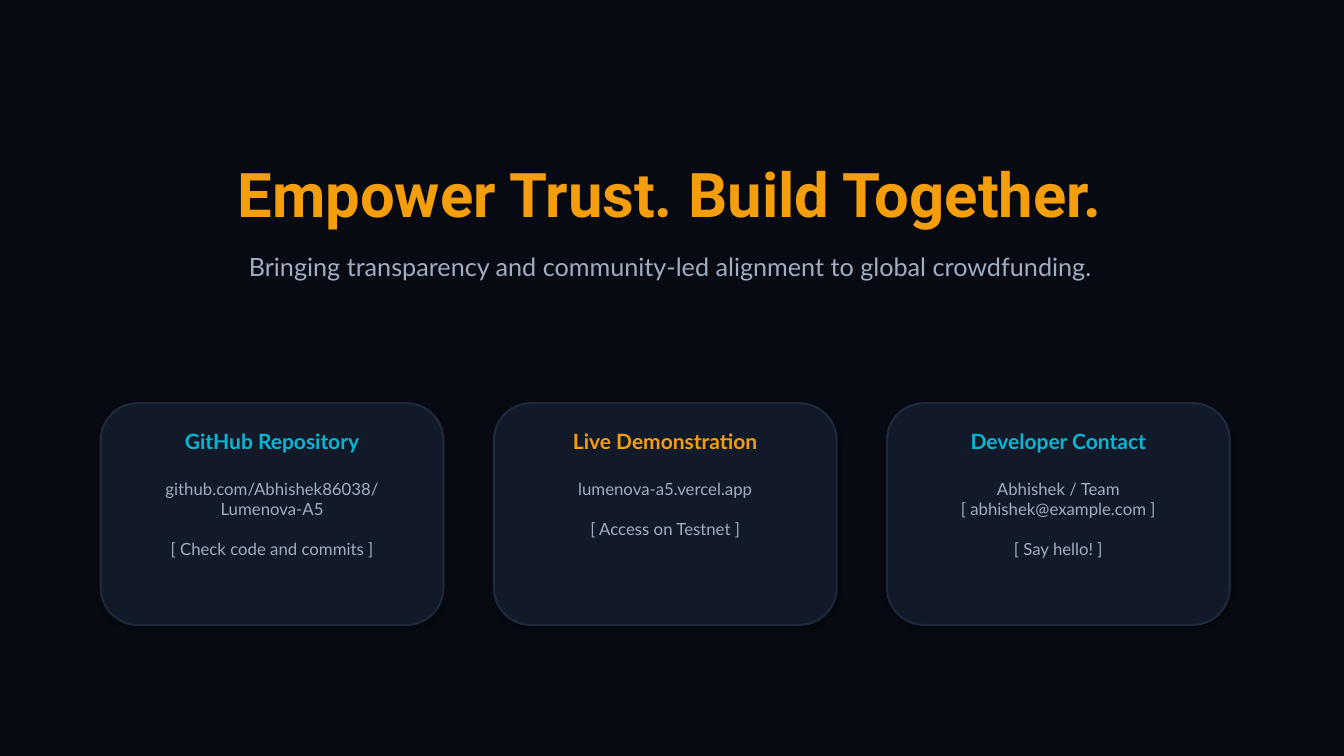
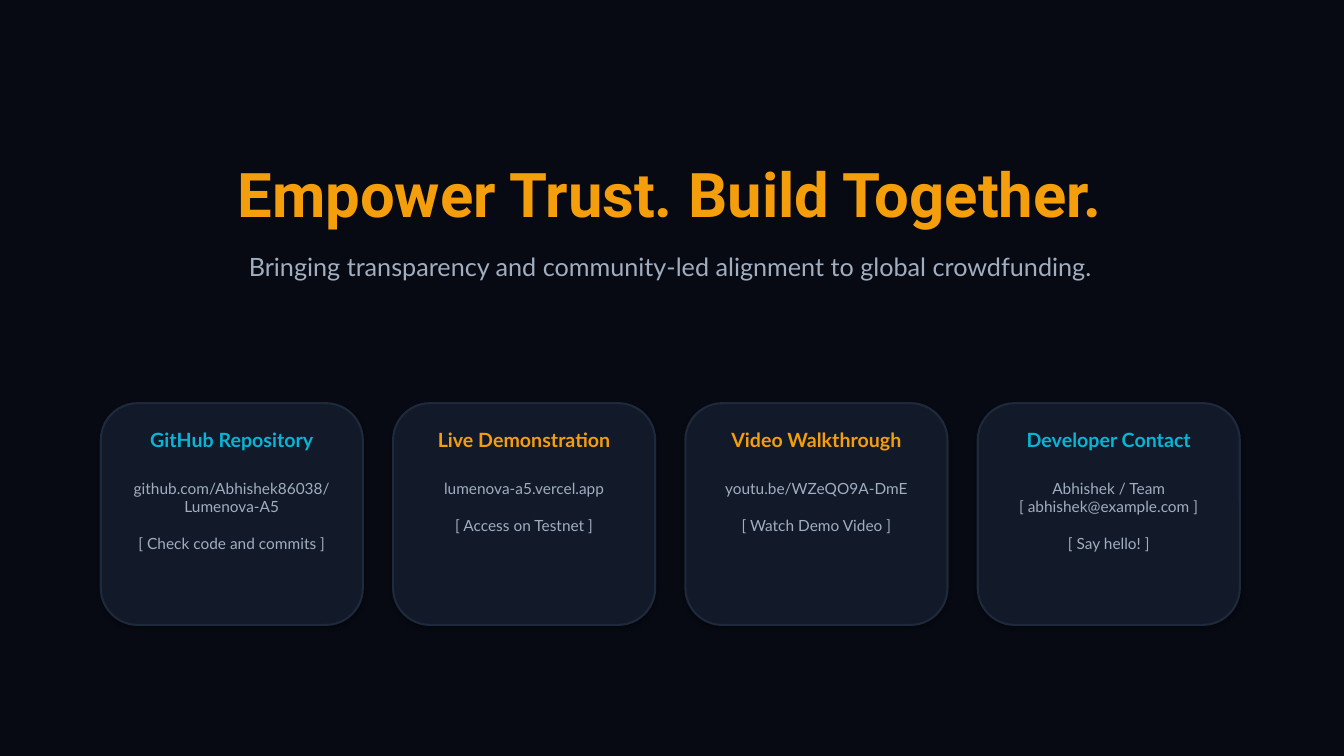
Before and after one commit to Abhishek86038/Lumenova-A5, a slide deck: slide 12 of Lumenova_Pitch_Deck.pptx. Drawn at 1344x756 pixels with LibreOffice and Linux fonts; fonts in the diff are those of the drawing. Boxes give left, top, right and bottom in pixels: in the first picture for what was removed or moved away, otherwise in the second. Text is boxed around its words. In the diff, an @@ line names an element or a change of style, - is before the commit and + after.

Commit message:
L5 Pitch Deck: Add Video Walkthrough link to Slide 12 and regenerate PPTX

```diff
--- a/Lumenova_Pitch_Deck.pptx
+++ b/Lumenova_Pitch_Deck.pptx
@@ rounded rectangle: place and size @@
-rounded rectangle at (101,403,444,625)
+rounded rectangle at (101,403,363,625)
@@ rounded rectangle: place and size @@
-rounded rectangle at (494,403,837,625)
+rounded rectangle at (393,403,655,625)
@@ rounded rectangle: place and size @@
-rounded rectangle at (887,403,1230,625)
+rounded rectangle at (686,403,948,625)
@@ rounded rectangle added at (978,403,1240,625), fill #121929, outline #1E293B 1.5 pt @@
@@ text "Live Demonstration": place and size @@
-text "Live Demonstration" at (573,433,757,449)
+text "Live Demonstration" at (438,432,610,447)
@@ text added at (731,432,901,451), 14 pt, text #F59E0B, bold @@
+Video Walkthrough
@@ size 15 to 14 pt in 3 elements at (150,432,314,451), (438,432,610,447), (1027,432,1191,451) @@
@@ text "Developer Contact": place and size @@
-text "Developer Contact" at (971,433,1146,453)
+text "Developer Contact" at (1027,432,1191,451)
@@ text "lumenova-a5.vercel.app [ Access on Testnet ...": place and size @@
-text "lumenova-a5.vercel.app [ Access on Testnet ..." at (578,482,752,535)
+text "lumenova-a5.vercel.app [ Access on Testnet ..." at (444,482,604,531)
@@ size 12 to 11 pt in 3 elements at (134,482,330,549), (444,482,604,531), (1028,482,1190,552) @@
@@ text "Abhishek / Team [ abhishek@example.com ...": place and size @@
-text "Abhishek / Team [ abhishek@example.com ..." at (970,482,1146,558)
+text "Abhishek / Team [ abhishek@example.com ..." at (1028,482,1190,552)
@@ text added at (725,482,908,531), 11 pt, text #A0AEC0 @@
+youtu.be/WZeQO9A-DmE
+[ Watch Demo Video ]
```
Also in this commit, not shown: 1 other file.
